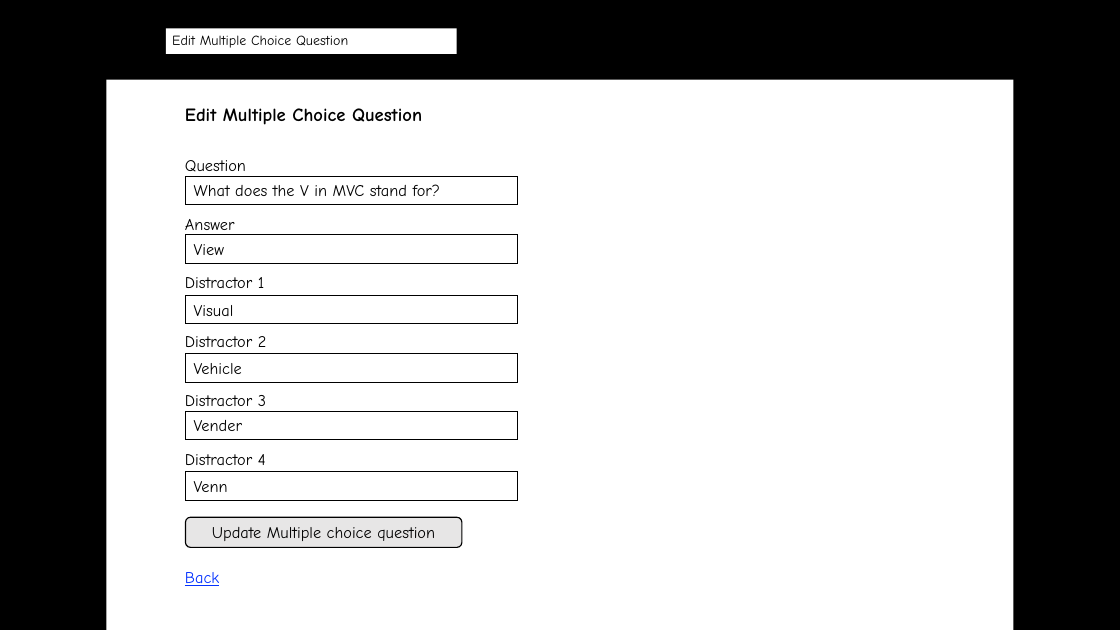
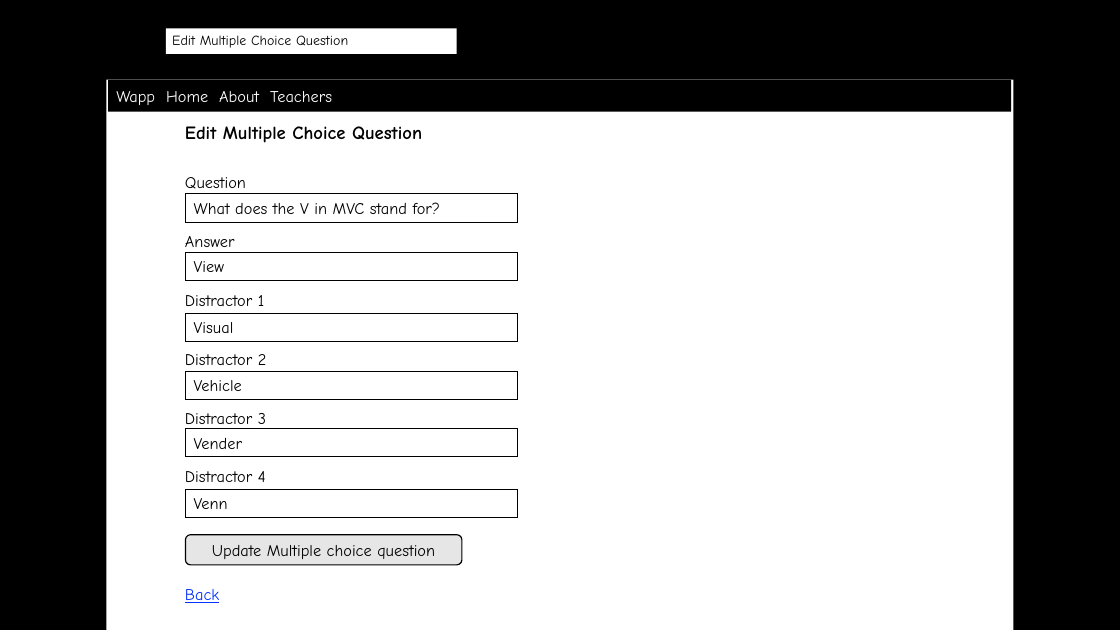
Before and after one commit to scott-fleming/wapp, a slide deck: slide 13 of docs/wireframes.pptx (slide 9 before the commit). Drawn at 1120x630 pixels with LibreOffice and Linux fonts; fonts in the diff are those of the drawing; background and template pictures are left out. Boxes give left, top, right and bottom in pixels: in the first picture for what was removed or moved away, otherwise in the second. Text is boxed around its words. In the diff, an @@ line names an element or a change of style, - is before the commit and + after.

```diff
--- a/docs/wireframes.pptx
+++ b/docs/wireframes.pptx
@@ rectangle added at (108,80,1012,112), fill #000000, 14 pt, text #FFFFFF @@
+Wapp Home About Teachers
@@ rectangle "What does the V in ...": place and size @@
-rectangle "What does the V in ..." at (186,176,518,205)
+rectangle "What does the V in ..." at (186,194,518,223)
@@ 4 rectangles, 2 texts, 1 rounded rectangle: place and size @@
-4 rectangles, 2 texts, 1 rounded rectangle at (185,108,518,586)
+4 rectangles, 2 texts, 1 rounded rectangle at (185,126,518,603)
@@ rectangle "Vender": place and size @@
-rectangle "Vender" at (186,411,518,439)
+rectangle "Vender" at (186,429,518,457)
```
Also in this commit, not shown: 11 other slides changed, 4 slides added.
